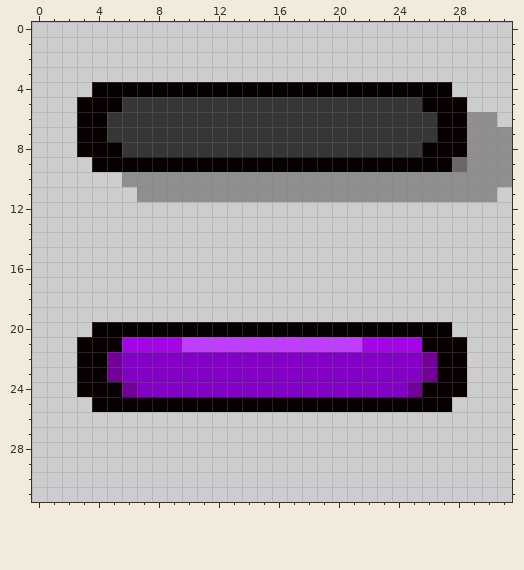
Two versions of one pixel-art sprite, resources/gfx/ui/dangerRoom_bar.png. Above is the file before it was changed.
The file is 32x32 pixels.
The same view after the edit:
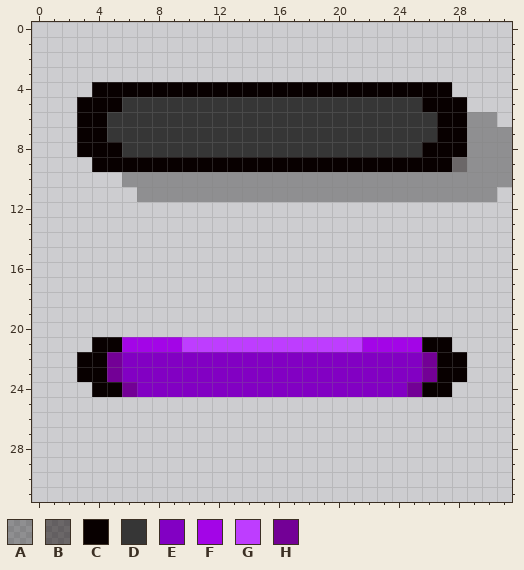
Palette (. is transparent): A #0000004d  B #0800007f  C #080000  D #363636  E #8200c3  F #a305e7  G #be3dff  H #730096
Difference:
y 20: x 4..27 CCCCCCCCCCCCCCCCCCCCCCCC -> ........................
y 21: x 3 C -> .; x 28 C -> .
y 24: x 3 C -> .; x 28 C -> .
y 25: x 4..27 CCCCCCCCCCCCCCCCCCCCCCCC -> ........................
Changed places in both pictures, as pixel boxes (x1, y1, x2, y2):
erased: (77, 322, 467, 412)
